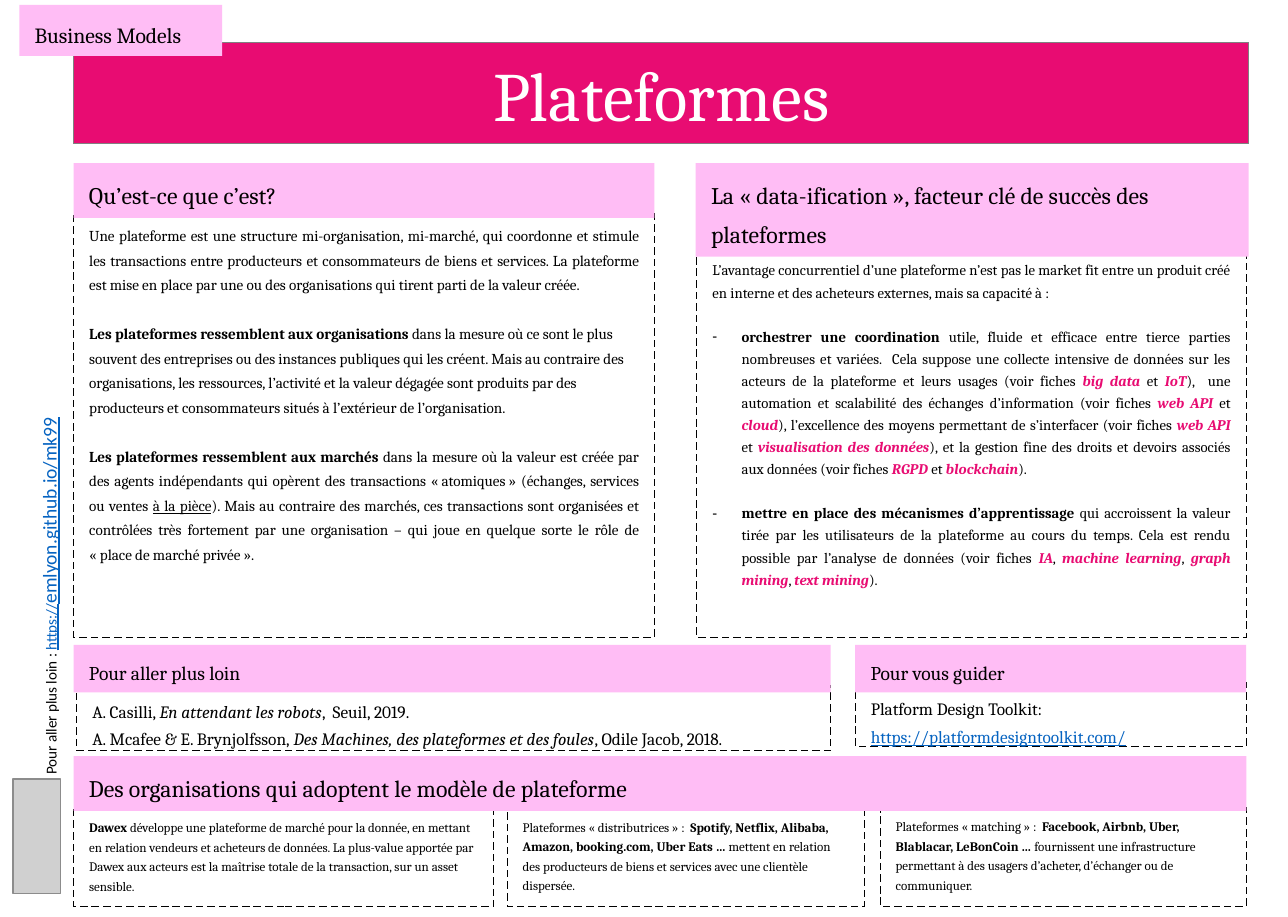
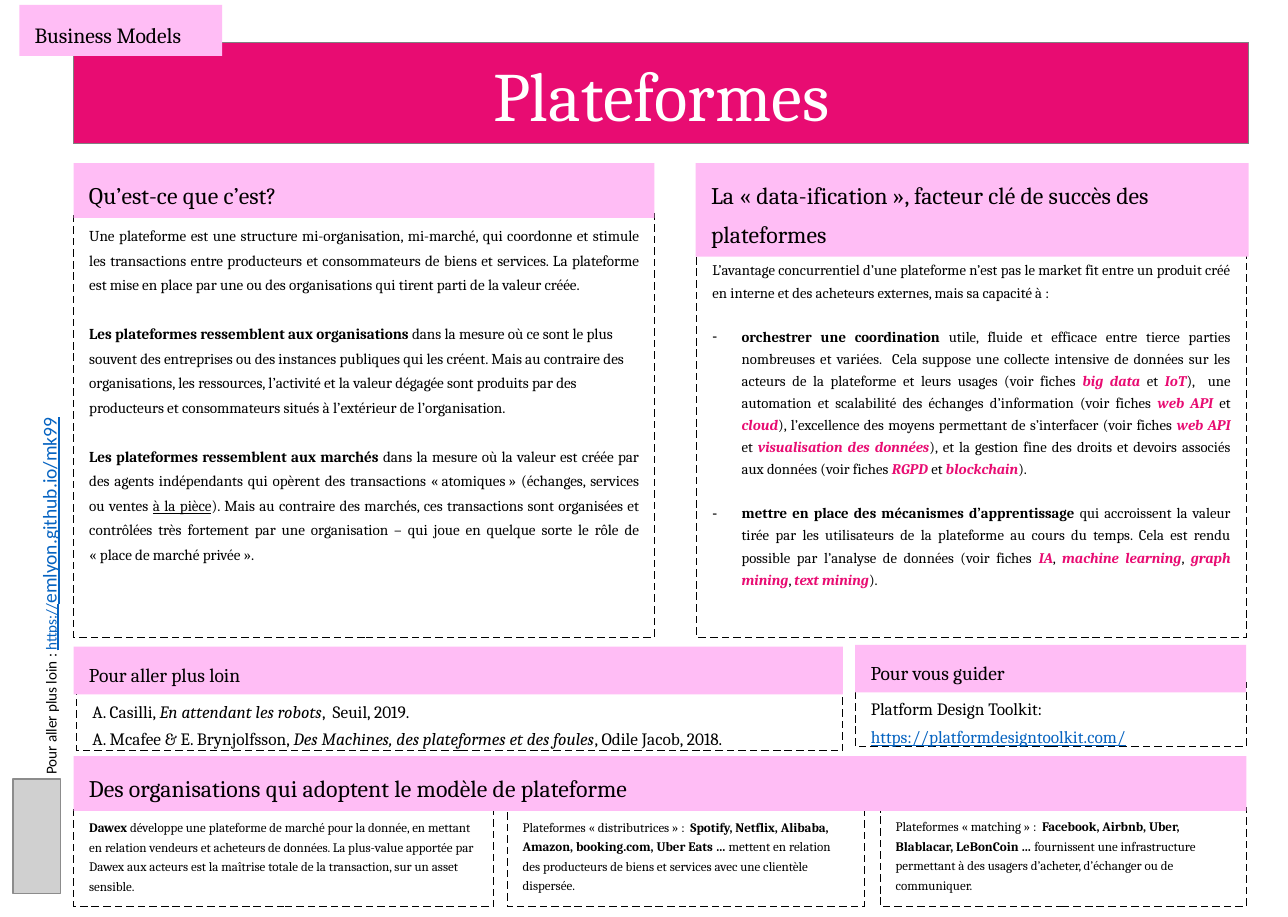
Before and after one commit to emlyon/chaire-implid, a slide deck: slide 12 of docs/content/fr/cards.pptx. Drawn at 1288x917 pixels with LibreOffice and Linux fonts; fonts in the diff are those of the drawing; grey boxes stand for pictures. Boxes give left, top, right and bottom in pixels: in the first picture for what was removed or moved away, otherwise in the second. Text is boxed around its words. In the diff, an @@ line names an element or a change of style, - is before the commit and + after.

```diff
--- a/docs/content/fr/cards.pptx
+++ b/docs/content/fr/cards.pptx
@@ rectangle "Pour aller plus loin": place and size @@
-rectangle "Pour aller plus loin" at bbox=[73, 645, 830, 693]
+rectangle "Pour aller plus loin" at bbox=[73, 646, 843, 695]
@@ rectangle "A. Casilli, En attendant les ...": place and size @@
-rectangle "A. Casilli, En attendant les ..." at bbox=[76, 685, 830, 751]
+rectangle "A. Casilli, En attendant les ..." at bbox=[76, 685, 843, 751]
```
Also in this commit, not shown: 14 other files.
